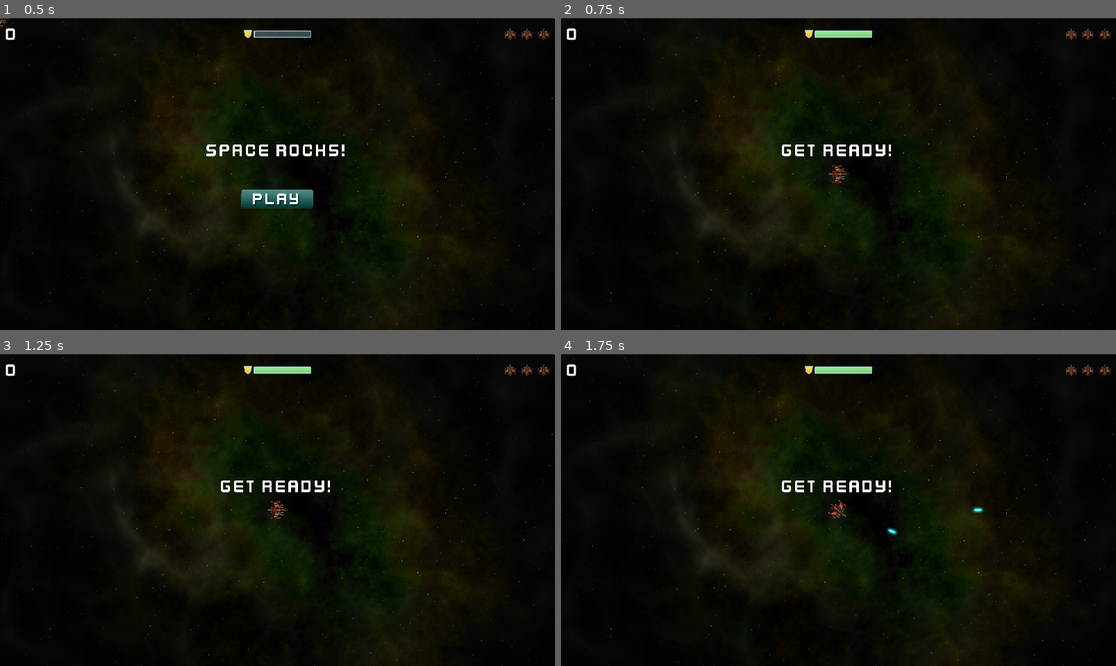
Above: before the commit, frames 1-4 (two rows, left to right).
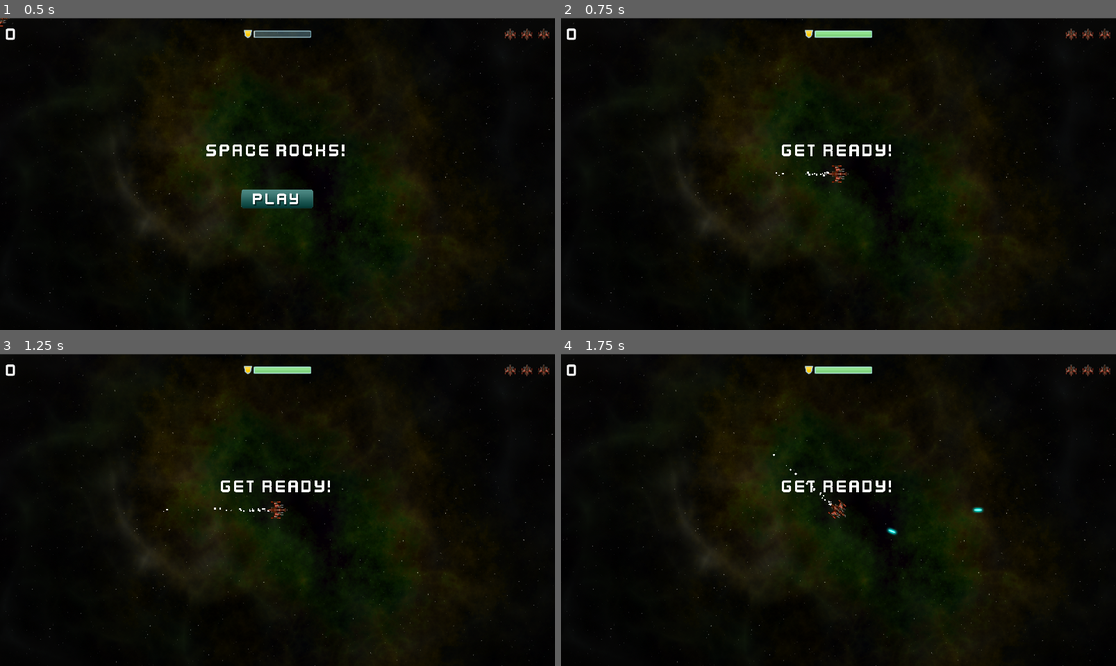
Above: after the commit, the same moments.

Repository: yellyB/space-rock
Game: Godot game, scene res://main.tscn
The game is run twice, just before and just after one commit, with the same random seed, the same clock (stepped at 60 frames per second) and the same inputs.
Inputs (mouse positions are in pixels of both pictures, inside the frame that each line leads up to):
- Up to frame 1 (0.5 s): no input
- Up to frame 2 (0.75 s): click (838, 198) at 0.5 s
- Up to frame 3 (1.25 s): no input
- Up to frame 4 (1.75 s): hold D (rotate_right) from 1.28 s (still down); hold Space (shoot) from 1.28 s (still down)

Frame 1 is identical in both runs. In frame 2, less than 0.1% of the frame differs, in the area x 38-49%, y 49-51%; in frame 3, less than 0.1%, in the area x 29-49%, y 49-51%; in frame 4, less than 0.1%.

Commit message:
플레이어에 우주선 불꽃 파티클 추가(WIP)

Diff:
--- a/player.tscn
+++ b/player.tscn
@@ -49,6 +49,19 @@
 stream = ExtResource("6_jofri")
 volume_db = -10.0
 
+[node name="CPUParticles2D" type="CPUParticles2D" parent="."]
+show_behind_parent = true
+position = Vector2(-28, 0)
+rotation = 3.14159
+amount = 25
+local_coords = true
+emission_shape = 3
+emission_rect_extents = Vector2(1, 5)
+spread = 0.0
+gravity = Vector2(0, 0)
+initial_velocity_max = 400.0
+scale_amount_max = 8.0
+
 [connection signal="body_entered" from="." to="." method="_on_body_entered"]
 [connection signal="timeout" from="GunCooldown" to="." method="_on_gun_colldown_timeout"]
 [connection signal="timeout" from="InvulnerabilityTimer" to="." method="_on_invulnerability_timer_timeout"]
